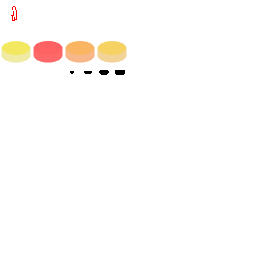
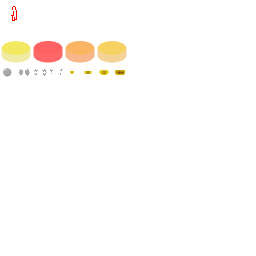
Comparing the layer stacks of the two (256, 256) images. Changes:
painted on "Background" over [3, 68, 125, 77]
